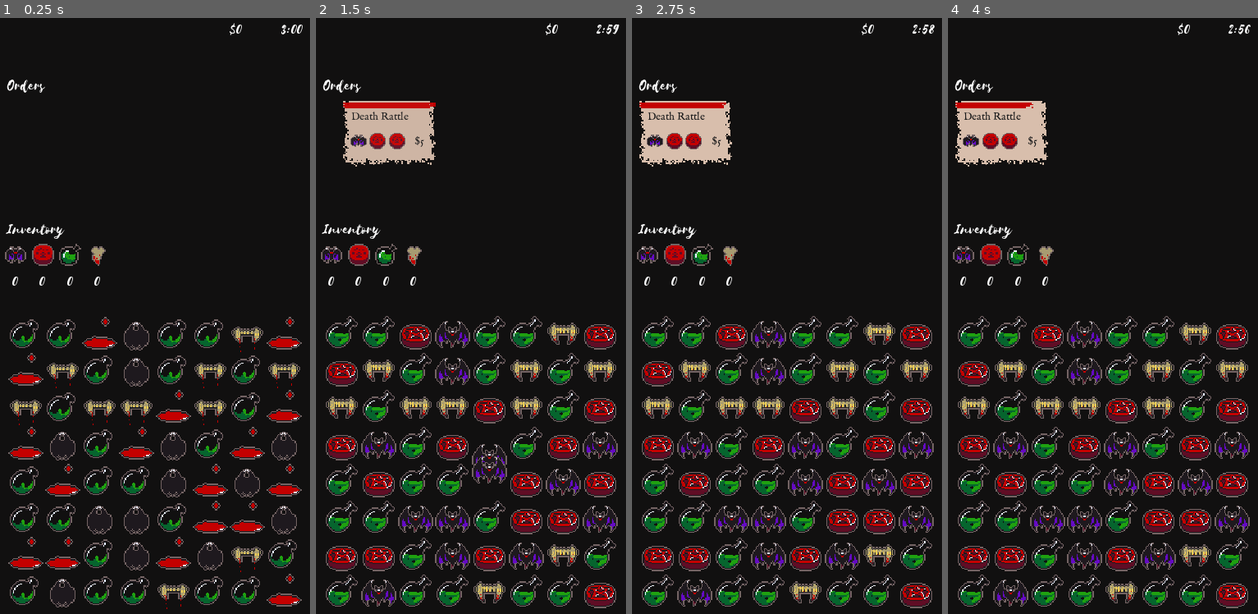
Above: before the commit, frames 1-4 (left to right).
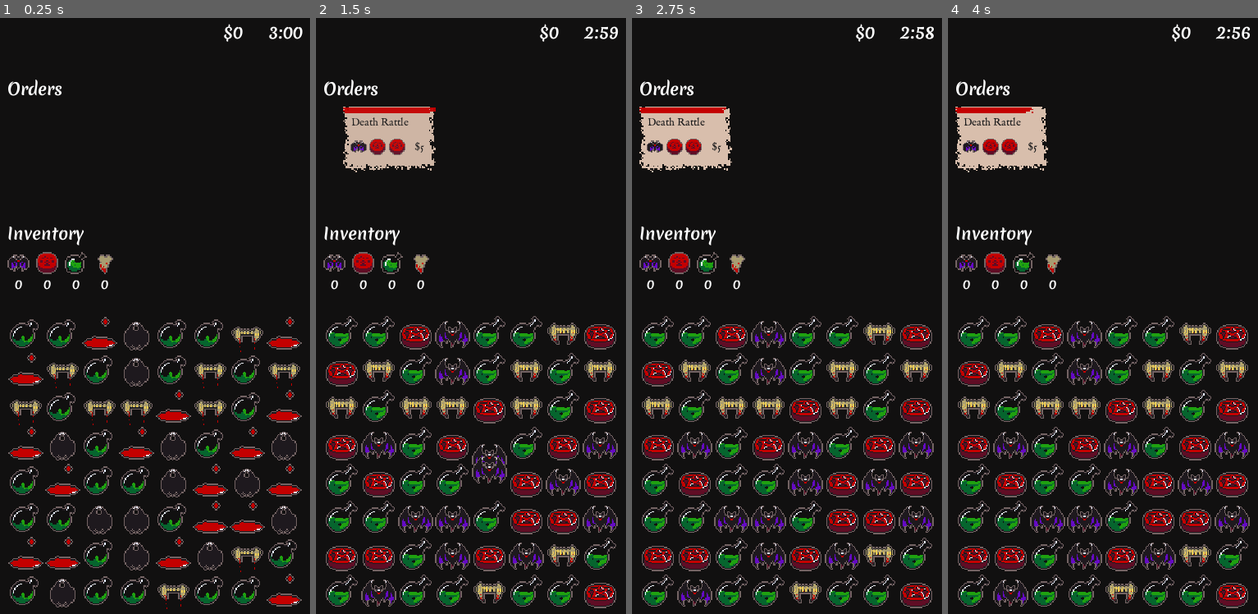
Above: after the commit, the same moments.

Repository: Cryptacular/BaphometBazaar
Game: Godot game, scene res://src/levels/TestLevel.tscn
Two runs of this game, one before a commit and one after it. Both use one fixed random seed, a clock stepped at 60 frames per second and the inputs below.
Inputs (mouse positions are in pixels of both pictures, inside the frame that each line leads up to):
- Up to frame 1 (0.25 s): no input
- Up to frame 2 (1.5 s): tap Enter at 0.5 s; move the mouse to (551, 298) at 0.52 s; click (551, 298) at 0.67 s; drag from (489, 149) to (452, 459) at 1.27 s
- Up to frame 3 (2.75 s): move the mouse to (824, 184) at 2.02 s; click (824, 184) at 2.17 s
- Up to frame 4 (4 s): tap Space at 2.75 s; drag from (1084, 459) to (991, 232) at 2.77 s; move the mouse to (1214, 429) at 3.52 s; click (1214, 429) at 3.67 s

The runs differ from the first frame. In frame 1, 1.8% of the frame differs, in the area x 1-98%, y 0-46%; in frame 2, 3.4%; in frame 3, 3.4%; in frame 4, 3.4%.

Commit message:
Update fonts and improve inventory rendering

Diff:
--- a/project.godot
+++ b/project.godot
@@ -24,7 +24,7 @@
 "language": "GDScript",
 "path": "res://src/board/Cell.gd"
 }, {
-"base": "Node2D",
+"base": "VBoxContainer",
 "class": "InventoryItem",
 "language": "GDScript",
 "path": "res://src/inventory/tiles/InventoryItem.gd"
--- a/src/board/InGameStats.tscn
+++ b/src/board/InGameStats.tscn
@@ -3,7 +3,7 @@
 [ext_resource path="res://src/board/InGameStats.gd" type="Script" id=1]
 
 [sub_resource type="DynamicFontData" id=1]
-font_path = "res://assets/fonts/selima/selima_.otf"
+font_path = "res://assets/fonts/Merienda_One/MeriendaOne-Regular.ttf"
 
 [sub_resource type="DynamicFont" id=2]
 size = 48
--- a/src/board/SectionLabelFont.tres
+++ b/src/board/SectionLabelFont.tres
@@ -1,7 +1,7 @@
 [gd_resource type="DynamicFont" load_steps=2 format=2]
 
 [sub_resource type="DynamicFontData" id=1]
-font_path = "res://assets/fonts/selima/selima_.otf"
+font_path = "res://assets/fonts/Merienda_One/MeriendaOne-Regular.ttf"
 
 [resource]
 size = 48
--- a/src/inventory/Inventory.gd
+++ b/src/inventory/Inventory.gd
@@ -15,7 +15,7 @@
 	var i = 0
 	for scene in available_tiles:
 		var tile: InventoryItem = scene.instance()
-		tile.position = Vector2(i * (TILE_SIZE + GUTTER_SIZE) * 4, 0)
+		#tile.position = Vector2(i * (TILE_SIZE + GUTTER_SIZE) * 4, 0)
 
 		var type: String = tile.Type
 		tiles.append(tile)
--- a/src/inventory/Inventory.tscn
+++ b/src/inventory/Inventory.tscn
@@ -21,7 +21,8 @@
 custom_fonts/font = ExtResource( 2 )
 text = "Inventory"
 
-[node name="Items" type="MarginContainer" parent="Rows"]
+[node name="Items" type="HBoxContainer" parent="Rows"]
 margin_top = 76.0
 margin_right = 162.0
 margin_bottom = 76.0
+custom_constants/separation = 20
--- a/src/inventory/tiles/Bat.tscn
+++ b/src/inventory/tiles/Bat.tscn
@@ -6,5 +6,5 @@
 [node name="Bat" instance=ExtResource( 1 )]
 Type = "Bat"
 
-[node name="Sprite" parent="." index="0"]
+[node name="Sprite" parent="SpriteContainer" index="0"]
 texture = ExtResource( 2 )
--- a/src/inventory/tiles/InventoryItem.gd
+++ b/src/inventory/tiles/InventoryItem.gd
@@ -1,5 +1,5 @@
 tool
-extends Node2D
+extends VBoxContainer
 
 class_name InventoryItem
 
--- a/src/inventory/tiles/InventoryItem.tscn
+++ b/src/inventory/tiles/InventoryItem.tscn
@@ -1,26 +1,37 @@
-[gd_scene load_steps=3 format=2]
+[gd_scene load_steps=4 format=2]
 
-[ext_resource path="res://assets/fonts/selima/SelimaFont.tres" type="DynamicFont" id=1]
 [ext_resource path="res://src/inventory/tiles/InventoryItem.gd" type="Script" id=2]
 
-[node name="InventoryItem" type="Node2D"]
+[sub_resource type="DynamicFontData" id=1]
+font_path = "res://assets/fonts/Merienda_One/MeriendaOne-Regular.ttf"
+
+[sub_resource type="DynamicFont" id=2]
+size = 36
+font_data = SubResource( 1 )
+
+[node name="InventoryItem" type="VBoxContainer"]
 script = ExtResource( 2 )
-
-[node name="Sprite" type="Sprite" parent="."]
-position = Vector2( 24, 24 )
-scale = Vector2( 4, 4 )
-
-[node name="AmountLabel" type="RichTextLabel" parent="."]
-anchor_right = 16.0
-anchor_bottom = 16.0
-margin_left = 14.0
-margin_top = 72.0
-margin_right = 88.0
-margin_bottom = 149.0
-rect_clip_content = false
-custom_fonts/normal_font = ExtResource( 1 )
-text = "0"
-scroll_active = false
 __meta__ = {
 "_edit_use_anchors_": false
 }
+
+[node name="SpriteContainer" type="MarginContainer" parent="."]
+margin_right = 64.0
+margin_bottom = 64.0
+rect_min_size = Vector2( 64, 64 )
+
+[node name="Sprite" type="Sprite" parent="SpriteContainer"]
+scale = Vector2( 4, 4 )
+centered = false
+
+[node name="AmountLabel" type="Label" parent="."]
+margin_top = 68.0
+margin_right = 64.0
+margin_bottom = 121.0
+custom_fonts/font = SubResource( 2 )
+custom_colors/font_color = Color( 1, 1, 1, 1 )
+text = "0"
+align = 1
+__meta__ = {
+"_edit_use_anchors_": false
+}
--- a/src/inventory/tiles/Pentagram.tscn
+++ b/src/inventory/tiles/Pentagram.tscn
@@ -6,9 +6,5 @@
 [node name="InventoryItem" instance=ExtResource( 2 )]
 Type = "Pentagram"
 
-[node name="Sprite" parent="." index="0"]
+[node name="Sprite" parent="SpriteContainer" index="0"]
 texture = ExtResource( 1 )
-
-[node name="RichTextLabel" parent="." index="1"]
-text = "0
-"
--- a/src/inventory/tiles/Tongue.tscn
+++ b/src/inventory/tiles/Tongue.tscn
@@ -6,5 +6,5 @@
 [node name="Tongue" instance=ExtResource( 1 )]
 Type = "Tongue"
 
-[node name="Sprite" parent="." index="0"]
+[node name="Sprite" parent="SpriteContainer" index="0"]
 texture = ExtResource( 2 )
--- a/src/inventory/tiles/Tooth.tscn
+++ b/src/inventory/tiles/Tooth.tscn
@@ -6,5 +6,5 @@
 [node name="Tooth" instance=ExtResource( 1 )]
 Type = "Tooth"
 
-[node name="Sprite" parent="." index="0"]
+[node name="Sprite" parent="SpriteContainer" index="0"]
 texture = ExtResource( 2 )
--- a/src/inventory/tiles/VialAngular.tscn
+++ b/src/inventory/tiles/VialAngular.tscn
@@ -6,5 +6,5 @@
 [node name="VialAngular" instance=ExtResource( 1 )]
 Type = "VialAngular"
 
-[node name="Sprite" parent="." index="0"]
+[node name="Sprite" parent="SpriteContainer" index="0"]
 texture = ExtResource( 2 )
--- a/src/inventory/tiles/VialRound.tscn
+++ b/src/inventory/tiles/VialRound.tscn
@@ -6,5 +6,5 @@
 [node name="VialRound" instance=ExtResource( 1 )]
 Type = "VialRound"
 
-[node name="Sprite" parent="." index="0"]
+[node name="Sprite" parent="SpriteContainer" index="0"]
 texture = ExtResource( 2 )
--- a/src/levels/BaseLevel.tscn
+++ b/src/levels/BaseLevel.tscn
@@ -19,7 +19,7 @@
 position = Vector2( 108, 221 )
 
 [node name="Inventory" parent="." instance=ExtResource( 7 )]
-position = Vector2( 108, 642 )
+position = Vector2( 108, 643 )
 
 [node name="Grid" parent="." instance=ExtResource( 2 )]
 position = Vector2( 108, 921 )
